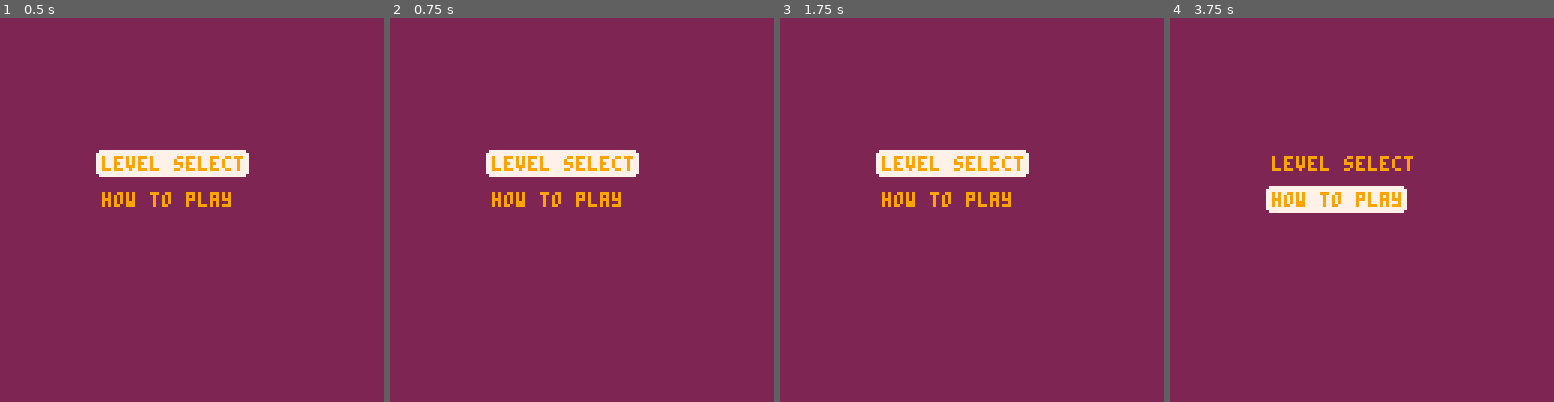
Above: before the commit, frames 1-4 (left to right).
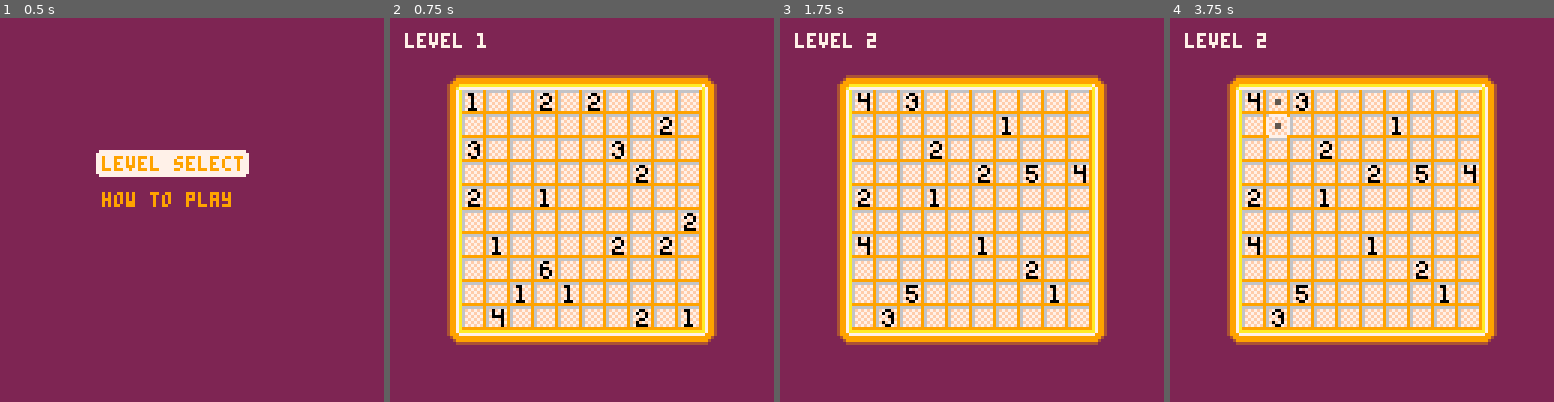
Above: after the commit, the same moments.

Repository: SagePtr/pico-nurikabe
Game: PICO-8 cartridge nurikabe.p8
Same seed, same stepped clock (60 frames per second), same inputs: the game is played once before the commit and once after it.
Inputs:
- Up to frame 1 (0.5 s): tap X (X key) at 0.33 s
- Up to frame 2 (0.75 s): tap O (Z key) at 0.7 s
- Up to frame 3 (1.75 s): tap X (X key) at 1.07 s; hold Right from 1.6 s (still down); tap O (Z key) at 1.7 s
- Up to frame 4 (3.75 s): tap X (X key) at 1.85, 2.97 s; release Right at 2.1 s; tap O (Z key) every 0.4 s from 2.1 to 3.7 s; hold Up 2.15-2.42 s; hold Right 2.47-3.03 s; hold Left 3.08-3.58 s; hold Down from 3.63 s (still down)

Frame 1 is identical in both runs. In frame 2, 49% of the frame differs, in the area x 3-86%, y 3-86%; in frame 3, 49%; in frame 4, 49%.

Commit message:
Add level select
* Fix issue where cells outside the board were considered valid

Diff:
--- a/nurikabe.p8
+++ b/nurikabe.p8
@@ -74,6 +74,7 @@
 
 mode_menu = 1
 mode_level = 2
+mode_level_select = 3
 mode = nil
 
 -- globals --
@@ -84,6 +85,7 @@
 level = nil
 level_id = nil
 level_size = nil
+level_islands = nil
 offset_x = nil
 offset_y = nil
 board_offset_x = nil
@@ -113,6 +115,23 @@
       {1, 8}, {3, 8}, {5, 8}, {6, 8}, {7, 8}, {8, 8}, {9, 8},
       {2, 9}, {3, 9}, {4, 9}, {5, 9}, {8, 9}
     }
+  },
+  {
+    width = 10,
+    height = 10,
+    islands = {0, 4, 1, 3, 13, 1, 6, 2, 11, 2, 1, 5, 1, 4, 0, 2, 2, 1, 16, 4, 4, 1, 11, 2, 4, 5, 5, 1, 2, 3},
+    solution = {
+      {1, 0}, {5, 0}, {6, 0}, {7, 0}, {8, 0}, {9, 0},
+      {1, 1}, {2, 1}, {3, 1}, {4, 1}, {5, 1}, {7, 1}, {9, 1},
+      {2, 2}, {5, 2}, {6, 2}, {9, 2},
+      {0, 3}, {1, 3}, {2, 3}, {3, 3}, {4, 3}, {6, 3}, {8, 3},
+      {2, 4}, {4, 4}, {6, 4}, {8, 4},
+      {0, 5}, {1, 5}, {2, 5}, {3, 5}, {4, 5}, {5, 5}, {6, 5}, {7, 5}, {8, 5},
+      {4, 6}, {6, 6}, {8, 6},
+      {0, 7}, {1, 7}, {2, 7}, {3, 7}, {4, 7}, {5, 7}, {6, 7}, {8, 7}, {9, 7},
+      {1, 8}, {7, 8}, {9, 8},
+      {2, 9}, {3, 9}, {4, 9}, {5, 9}, {6, 9}, {7, 9}, {8, 9}, {9, 9}
+    }
   }
 }
 
@@ -133,10 +152,6 @@
 
   pointer = make_pointer()
   open_menu()
-
-  -- load_level(1)
-  -- load_solution()
-  -- check_solution()
 end
 
 function _update()
@@ -144,6 +159,8 @@
     update_menu()
   elseif mode == mode_level then
     update_level()
+  elseif mode == mode_level_select then
+    update_level_select()
   end
 end
 
@@ -152,6 +169,8 @@
     draw_menu()
   elseif mode == mode_level then
     draw_level()
+  elseif mode == mode_level_select then
+    draw_level_select()
   end
 end
 
@@ -163,15 +182,34 @@
   menu_items = {}
 
   make_menu_item("level select", open_level_select)
-  make_menu_item("how to play", how_to_play)
-end
-
--- load the given level in
+  make_menu_item("how to play", open_how_to_play)
+end
+
+-- switch mode to level
+function open_level()
+  mode = mode_level
+  pointer.x = 0
+  pointer.y = 0
+  init_menu()
+end
+
+-- switch mode to level select
+function open_level_select()
+  mode = mode_level_select
+  level_id = 1
+  load_level()
+end
+
+-- switch mode to how to play
+function open_how_to_play()
+  -- todo
+end
+
+-- load the level in
 -- performs one-off calculations to set the state of the board
-function load_level(id)
-  level_id = id
-  level = levels[id]
-  level["islands"] = decompress_islands(level["islands"])
+function load_level()
+  level = levels[level_id]
+  level_islands = decompress_islands(level["islands"])
   level_size = coord_to_index(level["width"] - 1, level["height"] - 1)
   marks = {}
 
@@ -192,8 +230,6 @@
   map_screen_y = level["height"] + 2
 
   build_board()
-  init_menu()
-  mode = mode_level
 end
 
 -- load the islands from the run-length encoded data
@@ -221,6 +257,7 @@
 -- initialise the level menu items
 function init_menu()
   menuitem(1, "check solution", check_solution)
+  menuitem(2, "level select", open_level_select)
 
   if debug == 1 then menuitem(3, "show solution", load_solution) end
 end
@@ -258,7 +295,7 @@
 -- check each island contains the required number of cells and does
 -- not connect to any other islands
 function check_islands()
-  for k, v in pairs(level["islands"]) do
+  for k, v in pairs(level_islands) do
     check_island(k, v[1], v[2], v[3])
   end
 end
@@ -425,14 +462,15 @@
 
 -- return true if the co-ordinates are within the level boundary
 function is_cell_valid(x, y)
-  local idx = coord_to_index(x, y)
-
-  return idx >= 0 and idx <= level_size
+  if x >= 0 and x < level["width"] and y >= 0 and y < level["height"] then
+    return true
+  end
+  return false
 end
 
 -- return true if the co-ordinates are a number
 function is_cell_number(x, y)
-  for cell in all(level["islands"]) do
+  for cell in all(level_islands) do
     if (cell[2] == x and cell[3] == y) then
       return true
     end
@@ -525,6 +563,27 @@
   end
 end
 
+-- read the level select inputs
+function update_level_select()
+  local tmp_level_id = level_id
+
+  if btnp(k_left) then
+    level_id -= 1
+  elseif btnp(k_right) then
+    level_id += 1
+  end
+
+  level_id = clamp(level_id, 1, #levels)
+
+  if level_id ~= tmp_level_id then
+    load_level()
+  end
+
+  if btnp(k_confirm) then
+    open_level()
+  end
+end
+
 -- draw the menu
 function draw_menu()
   cls()
@@ -570,14 +629,13 @@
   foreach(actor,draw_actor)
 end
 
--- show the level select
-function open_level_select()
-  debug_print("todo: level select")
-end
-
--- teach how to play
-function how_to_play()
-  debug_print("todo: how to play")
+-- draw the level select screen
+function draw_level_select()
+  cls()
+  rectfill(0, 0, 127, 127, bg)
+  map(0, 0, board_offset_x, board_offset_y, map_screen_x, map_screen_y)
+  draw_numbers()
+  print("level "..tostr(level_id), 5, 5, col_white)
 end
 
 -- toggle the sprite in the current cell
@@ -598,7 +656,7 @@
 
 -- draw the numbers on the board
 function draw_numbers()
-  for cell in all(level["islands"]) do
+  for cell in all(level_islands) do
     local sprite = cell[1] + numbers_offset
 
     if cell_has_error(cell[2], cell[3]) then
@@ -715,6 +773,34 @@
 -- print the message when debugging
 function debug_print(msg)
   if (debug == 1) printh(msg)
+end
+
+-- converts anything to string, even nested tables
+function tostring(any)
+  if type(any)=="function" then
+    return "function"
+  end
+  if any==nil then
+    return "nil"
+  end
+  if type(any)=="string" then
+    return any
+  end
+  if type(any)=="boolean" then
+    if any then return "true" end
+    return "false"
+  end
+  if type(any)=="table" then
+    local str = "{ "
+    for k,v in pairs(any) do
+      str=str..tostring(k).."->"..tostring(v).." "
+    end
+    return str.."}"
+  end
+  if type(any)=="number" then
+    return ""..any
+  end
+  return "unknown" -- should never show
 end
 
 __gfx__
